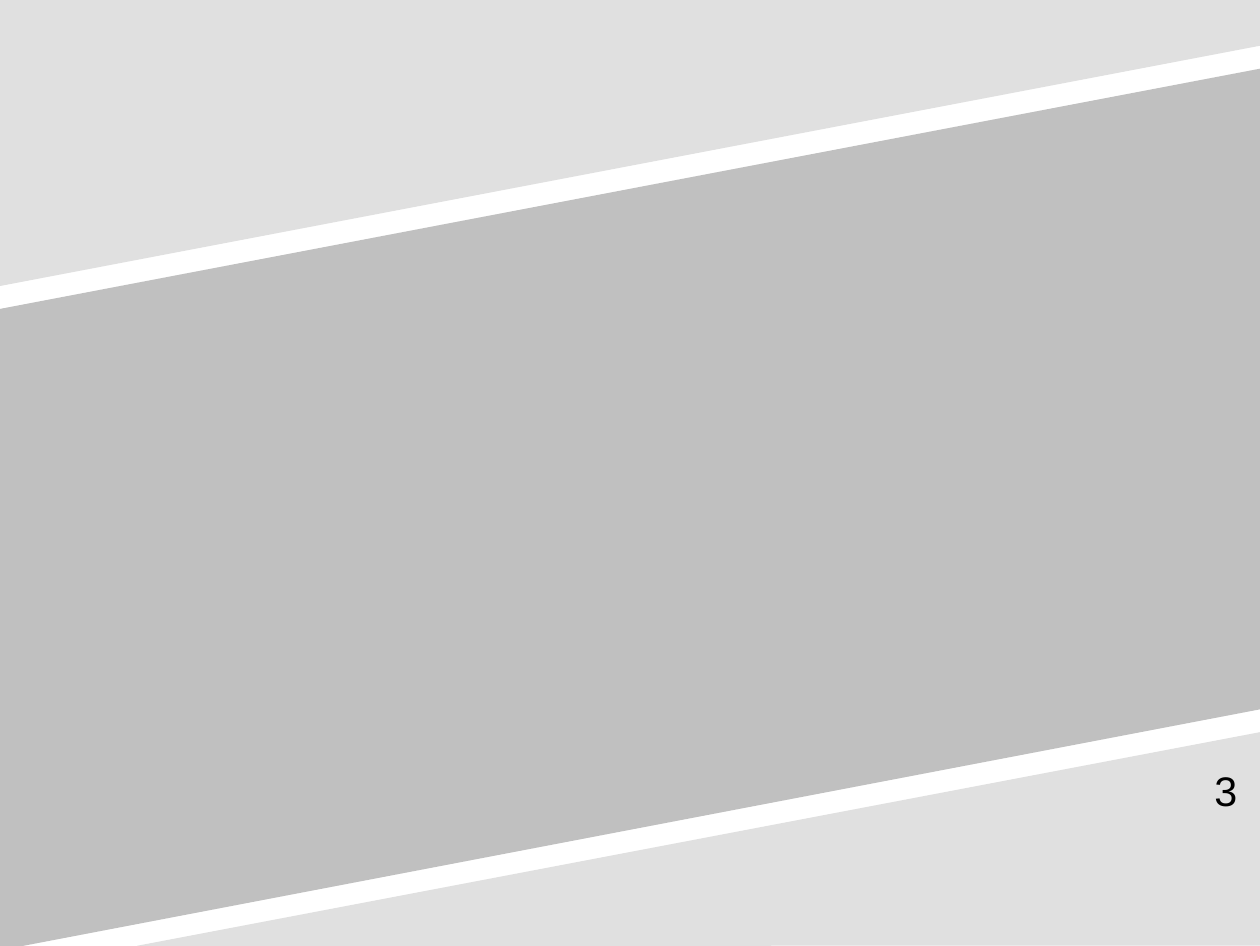
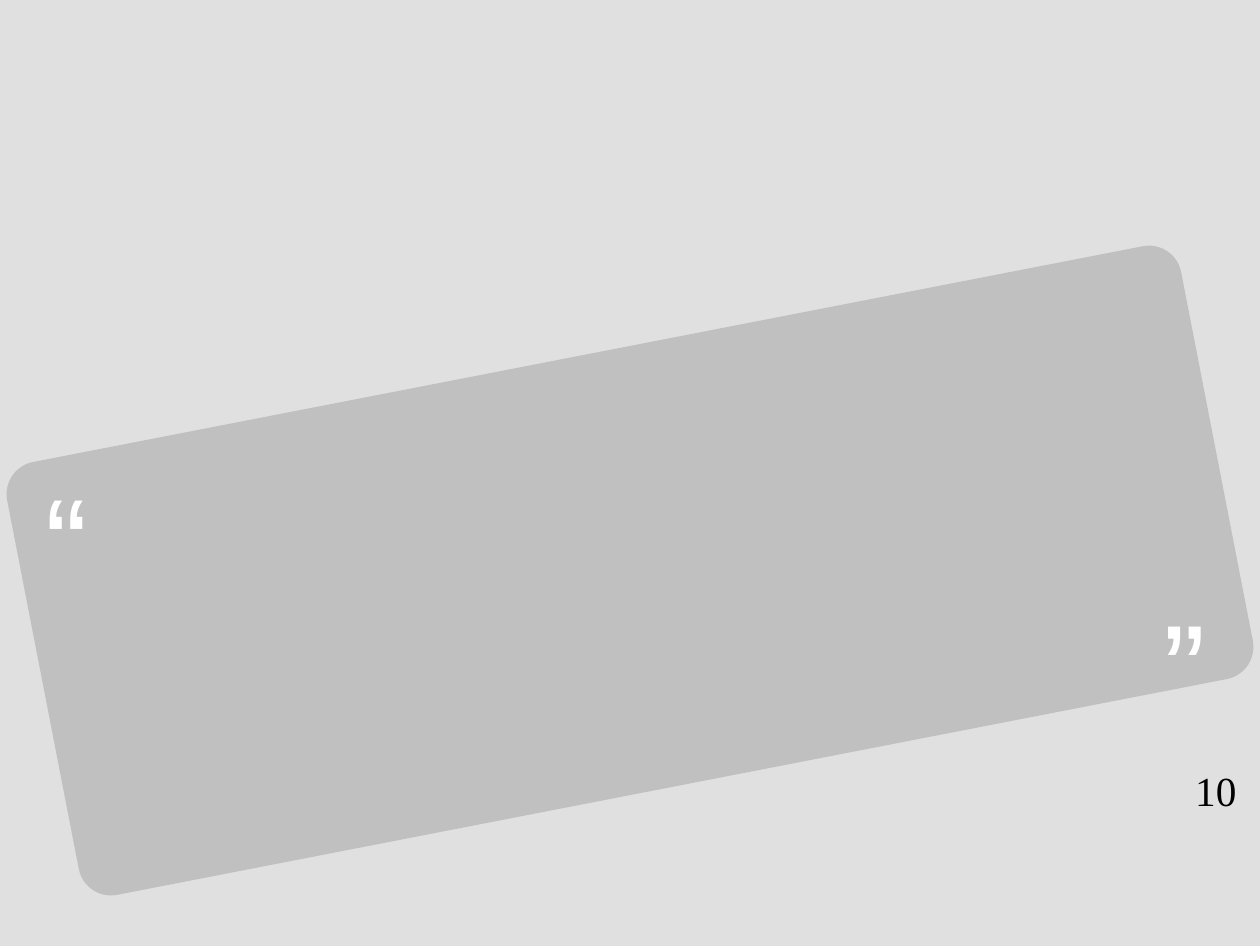
Before and after one commit to pcooke2002/accept_automated_behavior_dd, a slide deck: slide 10 of learning_agile_accept_auto_behavior_dd.ppt (slide 3 before the commit). Drawn at 1260x946 pixels with LibreOffice and Linux fonts; fonts in the diff are those of the drawing. Boxes give left, top, right and bottom in pixels: in the first picture for what was removed or moved away, otherwise in the second. Text is boxed around its words. In the diff, an @@ line names an element or a change of style, - is before the commit and + after.

Commit message:
in progress

```diff
--- a/learning_agile_accept_auto_behavior_dd.ppt
+++ b/learning_agile_accept_auto_behavior_dd.ppt
@@ background #FFFFFF to #E0E0E0 @@
@@ freeform shape removed at [0, 0, 1260, 286] @@
@@ freeform shape removed at [0, 69, 1260, 946] @@
@@ rounded rectangle added at [8, 247, 1252, 895], fill #C0C0C0, outline #C0C0C0 7.2 pt @@
@@ text added at [34, 461, 114, 624], 80 pt, text #FFFFFF @@
+“
@@ text added at [1151, 587, 1231, 750], 80 pt, text #FFFFFF @@
+”
@@ freeform shape removed at [137, 732, 1260, 946] @@
@@ page number at [1195, 778, 1236, 807]: text changed; font Arial to Times New Roman @@
-3
+10
```
Also in this commit, not shown: 1 other slide changed, 8 slides added, 1 slide removed.
